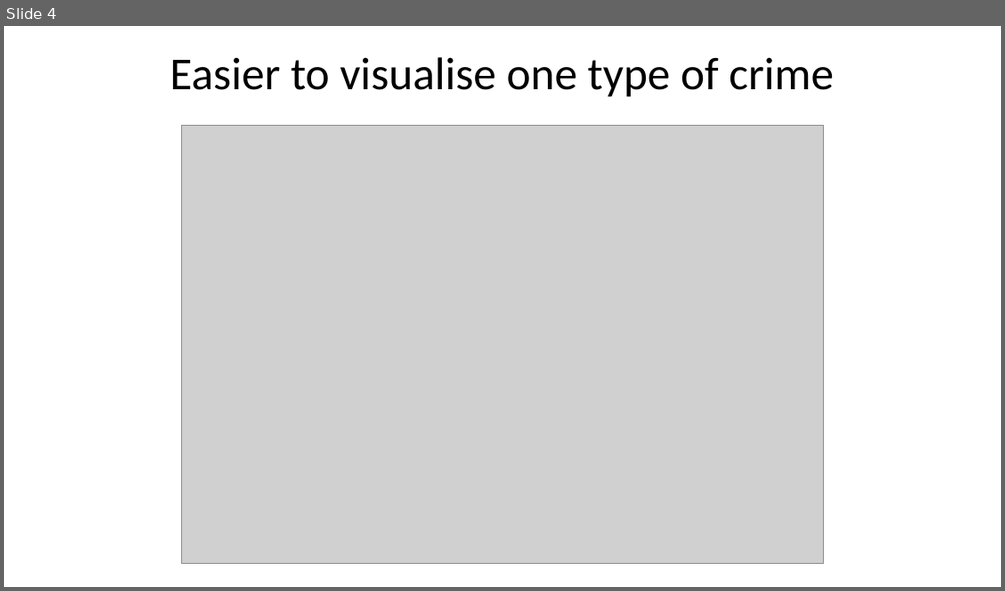
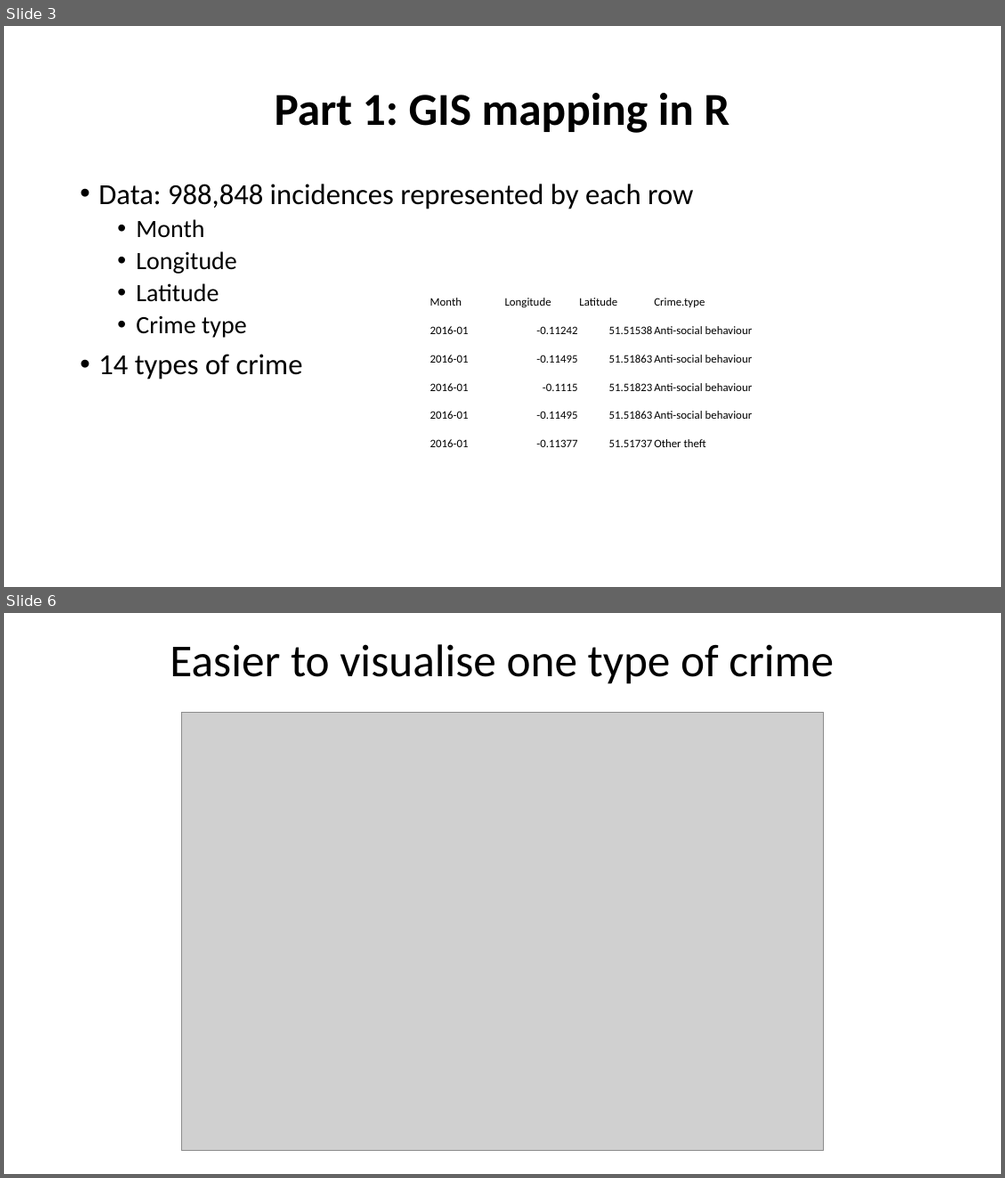
Before and after one commit to dmorison/GIS-in-R-spatial-crime-data-analysis, a slide deck: Mapping London’s crime with R.pptx. Shown one above the other, each under a label of ours: slide 4 before the commit, slides 3 and 6 after it; the slides between them are not shown. The pictures are 1005x591 and 1005x1178 pixels, drawn with LibreOffice and Linux fonts; fonts in the diff are those of the drawing; grey boxes stand for pictures. Boxes give left, top, right and bottom in pixels: in the first picture for what was removed or moved away, otherwise in the second. Text is boxed around its words. In the diff, an @@ line names an element or a change of style, - is before the commit and + after.

```diff
--- a/Mapping London’s crime with R.pptx
+++ b/Mapping London’s crime with R.pptx
@@ slide 3 added at (x1=4, y1=26, x2=1001, y2=587), background #FFFFFF @@
@@ title added at (x1=275, y1=93, x2=729, y2=133), 44 pt, text #000000, bold @@
+Part 1: GIS mapping in R
@@ text added at (x1=98, y1=184, x2=693, y2=379), 28 pt, text #000000 @@
+• Data: 988,848 incidences represented by each row
+  • Month
+  • Longitude
+  • Latitude
+  • Crime type
+• 14 types of crime
@@ table added at (x1=429, y1=281, x2=920, y2=451), 6 rows, 4 columns @@
+Month | Longitude | Latitude | Crime.type
+2016-01 | -0.11242 | 51.51538 | Anti-social behaviour
+2016-01 | -0.11495 | 51.51863 | Anti-social behaviour
+2016-01 | -0.1115 | 51.51823 | Anti-social behaviour
+2016-01 | -0.11495 | 51.51863 | Anti-social behaviour
+2016-01 | -0.11377 | 51.51737 | Other theft
@@ what was slide 4 is now slide 6 @@
```
Also in this commit, not shown: 5 slides changed, 8 other slides added.
